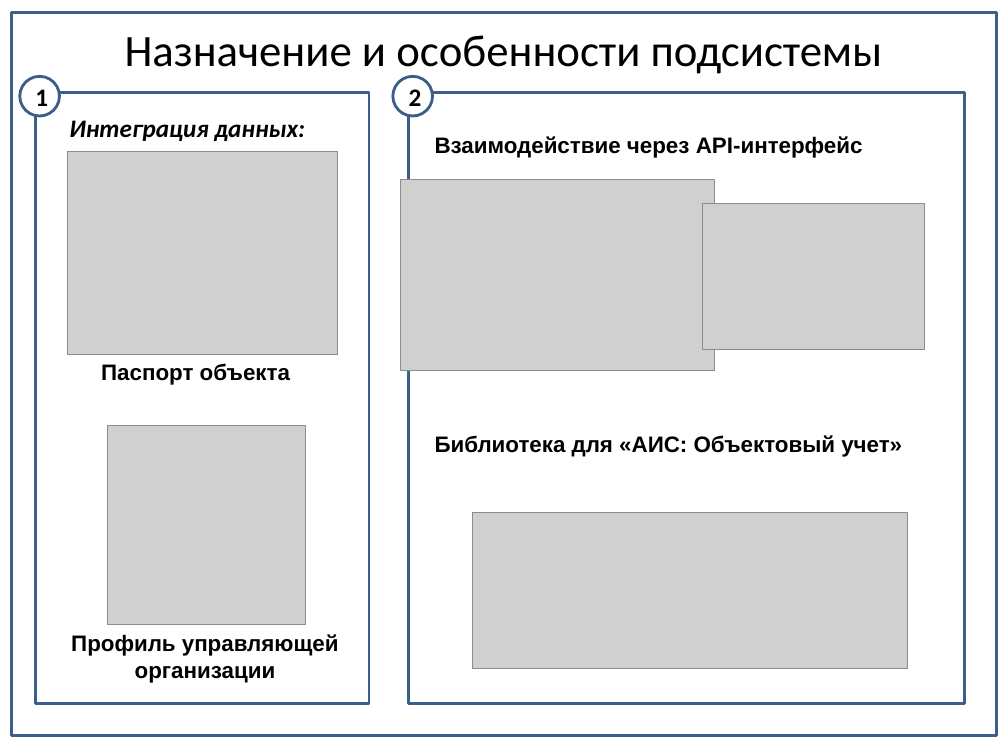
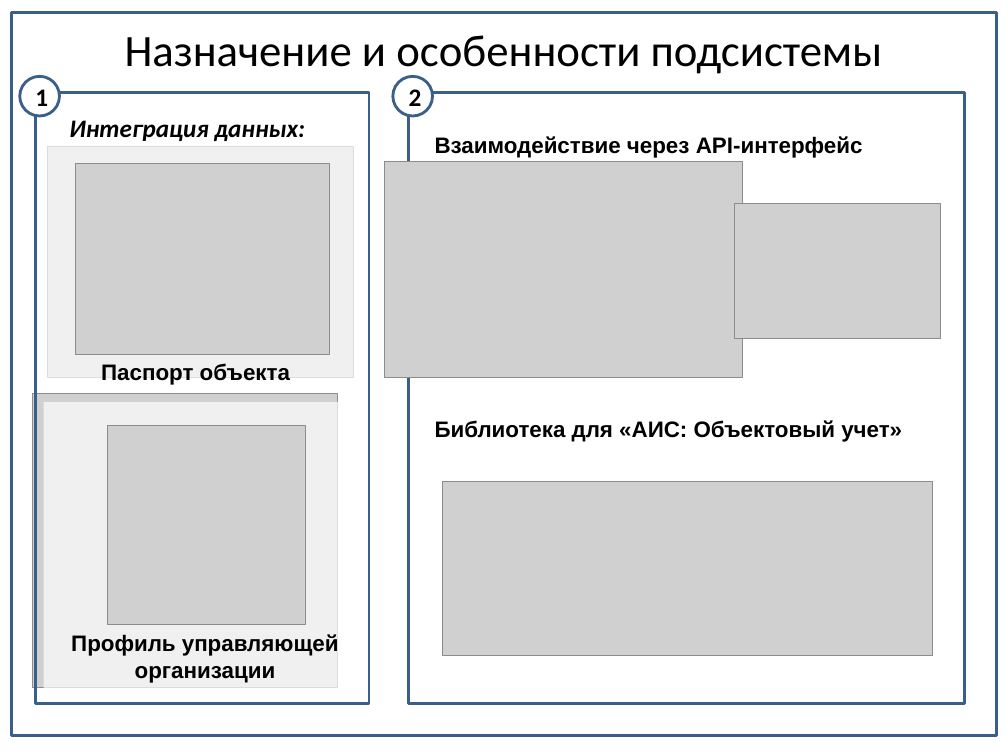
Before and after one commit to Alexeyyy/Diploma_doc, a slide deck: slide 4 of Презентация/Боевая/Подсистема_интеграции_4.pptx. Drawn at 1008x756 pixels with LibreOffice and Linux fonts; fonts in the diff are those of the drawing; grey boxes stand for pictures. Boxes give left, top, right and bottom in pixels: in the first picture for what was removed or moved away, otherwise in the second. Text is boxed around its words. In the diff, an @@ line names an element or a change of style, - is before the commit and + after.

```diff
--- a/Презентация/Боевая/Подсистема_интеграции_4.pptx
+++ b/Презентация/Боевая/Подсистема_интеграции_4.pptx
@@ rectangle added at <box>43,132,361,386</box>, fill #FFFFFF at 70% opacity @@
@@ picture added at <box>47,146,353,378</box> @@
@@ picture: place and size @@
-picture at <box>68,152,338,355</box>
+picture at <box>76,163,330,354</box>
@@ picture: place and size @@
-picture at <box>401,179,716,370</box>
+picture at <box>385,161,742,378</box>
@@ picture: place and size @@
-picture at <box>703,204,924,350</box>
+picture at <box>734,204,940,340</box>
@@ picture added at <box>32,394,338,687</box> @@
@@ rectangle added at <box>43,402,353,696</box>, fill #FFFFFF at 70% opacity @@
@@ rectangle added at <box>416,409,940,663</box>, fill #FFFFFF at 60% opacity @@
@@ text "Библиотека для «АИС: Объектовый учет»": place and size @@
-text "Библиотека для «АИС: Объектовый учет»" at <box>435,435,902,457</box>
+text "Библиотека для «АИС: Объектовый учет»" at <box>435,420,902,442</box>
@@ picture: place and size @@
-picture at <box>473,513,908,668</box>
+picture at <box>443,481,932,655</box>
```
Also in this commit, not shown: 7 other slides changed, 5 other files.
